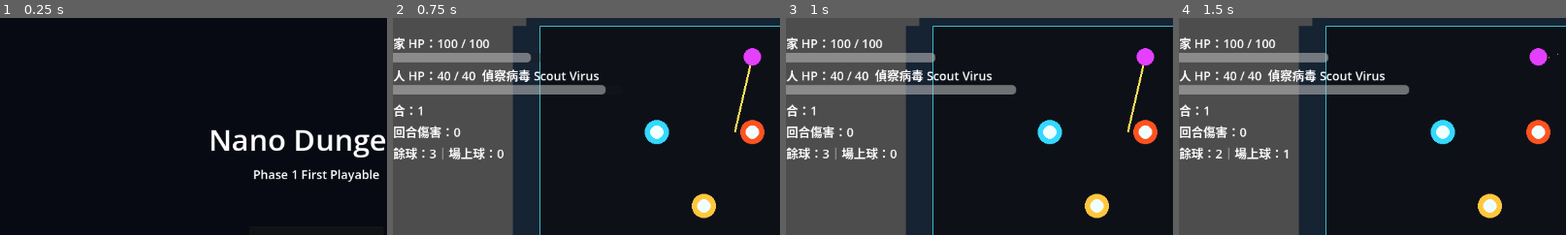
Above: before the commit, frames 1-4 (left to right).
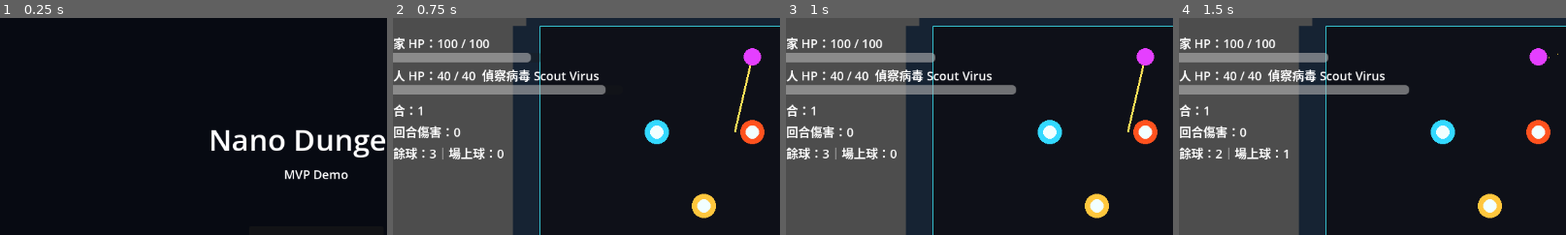
Above: after the commit, the same moments.

Repository: testBP0612/NanoDungeon
Game: Godot game, scene res://Scenes/MainMenu.tscn
The game is run twice, just before and just after one commit, with the same random seed, the same clock (stepped at 60 frames per second) and the same inputs.
Inputs:
- Up to frame 1 (0.25 s): no input
- Up to frame 2 (0.75 s): click "開始" at 0.5 s
- Up to frame 3 (1 s): no input
- Up to frame 4 (1.5 s): click "SFX: ON" at 1.25 s
The pictures show only the part of the screen within x 4-54%, y 0-50%; the shares and areas given below are measured in that part.

The runs differ from the first frame. In frame 1, 0.9% of the frame differs, in the area x 65-98%, y 69-76%; in frame 2, nothing differs; in frame 3, nothing differs; in frame 4, nothing differs.

Commit message:
Polish Phase 5 demo export

Diff:
--- a/Data/feel.json
+++ b/Data/feel.json
@@ -66,7 +66,6 @@
         "enemy_attack": 180.0
       }
     },
-    "hp_tween_duration": 0.18,
-    "reward_advance_delay_seconds": 1.0
+    "hp_tween_duration": 0.18
   }
 }
--- a/Data/player.json
+++ b/Data/player.json
@@ -1,6 +1,6 @@
 {
   "_meta": {
-    "description": "Phase 1 暫行玩家與彈珠場基礎數值。用於避免把 HP、球數、超時與發射力度寫死在程式中；資料位置待人類確認，見 OPEN_QUESTIONS Q-007。",
+    "description": "玩家與彈珠場基礎數值（HP、球數、起始球、球超時、發射力與物理參數）。Q-007 已定案：此檔為專案標準資料檔，程式不得寫死這些值。",
     "version": "0.1.0"
   },
   "player": {
--- a/Scenes/GameOver.tscn
+++ b/Scenes/GameOver.tscn
@@ -1,6 +1,26 @@
-[gd_scene load_steps=2 format=3]
+[gd_scene load_steps=4 format=3]
 
 [ext_resource type="Script" path="res://Scripts/GameOver.gd" id="1_game_over"]
+
+[sub_resource type="StyleBoxFlat" id="StyleBoxFlat_panel"]
+bg_color = Color(0.07, 0.015, 0.05, 0.82)
+border_width_left = 2
+border_width_top = 2
+border_width_right = 2
+border_width_bottom = 2
+border_color = Color(1, 0.18, 0.58, 1)
+corner_radius_top_left = 6
+corner_radius_top_right = 6
+corner_radius_bottom_right = 6
+corner_radius_bottom_left = 6
+
+[sub_resource type="StyleBoxFlat" id="StyleBoxFlat_button"]
+bg_color = Color(0.08, 0.02, 0.065, 1)
+border_width_left = 1
+border_width_top = 1
+border_width_right = 1
+border_width_bottom = 1
+border_color = Color(1, 0.22, 0.56, 1)
 
 [node name="GameOver" type="Control"]
 layout_mode = 3
@@ -10,3 +30,73 @@
 grow_horizontal = 2
 grow_vertical = 2
 script = ExtResource("1_game_over")
+
+[node name="Background" type="ColorRect" parent="."]
+layout_mode = 1
+anchors_preset = 15
+anchor_right = 1.0
+anchor_bottom = 1.0
+grow_horizontal = 2
+grow_vertical = 2
+color = Color(0.025, 0.005, 0.018, 1)
+
+[node name="Root" type="Control" parent="."]
+layout_mode = 1
+anchors_preset = 15
+anchor_right = 1.0
+anchor_bottom = 1.0
+grow_horizontal = 2
+grow_vertical = 2
+
+[node name="TitleLabel" type="Label" parent="Root"]
+layout_mode = 0
+offset_left = 0.0
+offset_top = 104.0
+offset_right = 1024.0
+offset_bottom = 164.0
+theme_override_colors/font_color = Color(1, 0.22, 0.56, 1)
+theme_override_font_sizes/font_size = 44
+text = "GAME OVER"
+horizontal_alignment = 1
+
+[node name="Panel" type="Panel" parent="Root"]
+layout_mode = 0
+offset_left = 252.0
+offset_top = 206.0
+offset_right = 772.0
+offset_bottom = 438.0
+theme_override_styles/panel = SubResource("StyleBoxFlat_panel")
+
+[node name="SummaryLabel" type="Label" parent="Root"]
+layout_mode = 0
+offset_left = 282.0
+offset_top = 232.0
+offset_right = 742.0
+offset_bottom = 392.0
+theme_override_colors/font_color = Color(0.96, 0.96, 1, 1)
+theme_override_font_sizes/font_size = 20
+text = "Summary"
+horizontal_alignment = 1
+autowrap_mode = 3
+
+[node name="RestartButton" type="Button" parent="Root"]
+layout_mode = 0
+offset_left = 366.0
+offset_top = 470.0
+offset_right = 486.0
+offset_bottom = 512.0
+theme_override_styles/normal = SubResource("StyleBoxFlat_button")
+theme_override_styles/hover = SubResource("StyleBoxFlat_button")
+theme_override_styles/pressed = SubResource("StyleBoxFlat_button")
+text = "重來"
+
+[node name="MenuButton" type="Button" parent="Root"]
+layout_mode = 0
+offset_left = 538.0
+offset_top = 470.0
+offset_right = 658.0
+offset_bottom = 512.0
+theme_override_styles/normal = SubResource("StyleBoxFlat_button")
+theme_override_styles/hover = SubResource("StyleBoxFlat_button")
+theme_override_styles/pressed = SubResource("StyleBoxFlat_button")
+text = "主選單"
--- a/Scenes/UpgradeScreen.tscn
+++ b/Scenes/UpgradeScreen.tscn
@@ -18,7 +18,7 @@
 anchor_bottom = 1.0
 grow_horizontal = 2
 grow_vertical = 2
-color = Color(0.025, 0.025, 0.045, 1)
+color = Color(0.006, 0.01, 0.02, 1)
 
 [node name="Root" type="Control" parent="."]
 layout_mode = 1
@@ -34,6 +34,7 @@
 offset_top = 70.0
 offset_right = 1024.0
 offset_bottom = 122.0
+theme_override_colors/font_color = Color(0, 0.9, 1, 1)
 theme_override_font_sizes/font_size = 38
 text = "選擇升級"
 horizontal_alignment = 1
@@ -44,6 +45,7 @@
 offset_top = 128.0
 offset_right = 1024.0
 offset_bottom = 164.0
+theme_override_colors/font_color = Color(0.92, 0.96, 1, 1)
 theme_override_font_sizes/font_size = 20
 text = "選擇 1 個升級"
 horizontal_alignment = 1
--- a/Scenes/Victory.tscn
+++ b/Scenes/Victory.tscn
@@ -1,6 +1,26 @@
-[gd_scene load_steps=2 format=3]
+[gd_scene load_steps=4 format=3]
 
 [ext_resource type="Script" path="res://Scripts/Victory.gd" id="1_victory"]
+
+[sub_resource type="StyleBoxFlat" id="StyleBoxFlat_panel"]
+bg_color = Color(0.015, 0.07, 0.065, 0.84)
+border_width_left = 2
+border_width_top = 2
+border_width_right = 2
+border_width_bottom = 2
+border_color = Color(0, 0.9, 1, 1)
+corner_radius_top_left = 6
+corner_radius_top_right = 6
+corner_radius_bottom_right = 6
+corner_radius_bottom_left = 6
+
+[sub_resource type="StyleBoxFlat" id="StyleBoxFlat_button"]
+bg_color = Color(0.015, 0.075, 0.085, 1)
+border_width_left = 1
+border_width_top = 1
+border_width_right = 1
+border_width_bottom = 1
+border_color = Color(0, 0.9, 1, 1)
 
 [node name="Victory" type="Control"]
 layout_mode = 3
@@ -10,3 +30,73 @@
 grow_horizontal = 2
 grow_vertical = 2
 script = ExtResource("1_victory")
+
+[node name="Background" type="ColorRect" parent="."]
+layout_mode = 1
+anchors_preset = 15
+anchor_right = 1.0
+anchor_bottom = 1.0
+grow_horizontal = 2
+grow_vertical = 2
+color = Color(0.005, 0.025, 0.028, 1)
+
+[node name="Root" type="Control" parent="."]
+layout_mode = 1
+anchors_preset = 15
+anchor_right = 1.0
+anchor_bottom = 1.0
+grow_horizontal = 2
+grow_vertical = 2
+
+[node name="TitleLabel" type="Label" parent="Root"]
+layout_mode = 0
+offset_left = 0.0
+offset_top = 104.0
+offset_right = 1024.0
+offset_bottom = 164.0
+theme_override_colors/font_color = Color(0, 0.9, 1, 1)
+theme_override_font_sizes/font_size = 44
+text = "VICTORY"
+horizontal_alignment = 1
+
+[node name="Panel" type="Panel" parent="Root"]
+layout_mode = 0
+offset_left = 252.0
+offset_top = 206.0
+offset_right = 772.0
+offset_bottom = 446.0
+theme_override_styles/panel = SubResource("StyleBoxFlat_panel")
+
+[node name="SummaryLabel" type="Label" parent="Root"]
+layout_mode = 0
+offset_left = 282.0
+offset_top = 232.0
+offset_right = 742.0
+offset_bottom = 402.0
+theme_override_colors/font_color = Color(0.96, 1, 1, 1)
+theme_override_font_sizes/font_size = 20
+text = "Summary"
+horizontal_alignment = 1
+autowrap_mode = 3
+
+[node name="RestartButton" type="Button" parent="Root"]
+layout_mode = 0
+offset_left = 366.0
+offset_top = 478.0
+offset_right = 486.0
+offset_bottom = 520.0
+theme_override_styles/normal = SubResource("StyleBoxFlat_button")
+theme_override_styles/hover = SubResource("StyleBoxFlat_button")
+theme_override_styles/pressed = SubResource("StyleBoxFlat_button")
+text = "重來"
+
+[node name="MenuButton" type="Button" parent="Root"]
+layout_mode = 0
+offset_left = 538.0
+offset_top = 478.0
+offset_right = 658.0
+offset_bottom = 520.0
+theme_override_styles/normal = SubResource("StyleBoxFlat_button")
+theme_override_styles/hover = SubResource("StyleBoxFlat_button")
+theme_override_styles/pressed = SubResource("StyleBoxFlat_button")
+text = "主選單"
--- a/Scripts/DataLoader.gd
+++ b/Scripts/DataLoader.gd
@@ -41,6 +41,10 @@
 	return balls_by_id.get(ball_id, {}).duplicate(true)
 
 
+func get_ball_name(ball_id: String) -> String:
+	return String(balls_by_id.get(ball_id, {}).get("name", ball_id))
+
+
 func get_enemy(index: int) -> Dictionary:
 	if index < 0 or index >= enemies.size():
 		push_error("Enemy index out of range: %s" % index)
@@ -50,6 +54,14 @@
 
 func get_upgrades() -> Array:
 	return _duplicate_dictionary_array(upgrades)
+
+
+func get_upgrade_name(upgrade_id: String) -> String:
+	for item in upgrades:
+		var upgrade := item as Dictionary
+		if String(upgrade["id"]) == upgrade_id:
+			return String(upgrade["name"])
+	return upgrade_id
 
 
 func get_default_unlocked_balls() -> Array[String]:
@@ -160,7 +172,6 @@
 		"floating_text",
 		"sfx",
 		"hp_tween_duration",
-		"reward_advance_delay_seconds",
 	]
 
 	if typeof(config) != TYPE_DICTIONARY:
--- a/Scripts/GameOver.gd
+++ b/Scripts/GameOver.gd
@@ -1,26 +1,12 @@
 extends Control
+
+@onready var summary_label: Label = $Root/SummaryLabel
+@onready var restart_button: Button = $Root/RestartButton
+@onready var menu_button: Button = $Root/MenuButton
 
 
 func _ready() -> void:
-	_build_ui()
-
-
-func _build_ui() -> void:
-	var background := ColorRect.new()
-	background.color = Color(0.05, 0.02, 0.04)
-	background.set_anchors_preset(Control.PRESET_FULL_RECT)
-	add_child(background)
-
-	var title := Label.new()
-	title.text = "GAME OVER"
-	title.position = Vector2(0, 130)
-	title.size = Vector2(1024, 64)
-	title.horizontal_alignment = HORIZONTAL_ALIGNMENT_CENTER
-	title.add_theme_font_size_override("font_size", 44)
-	add_child(title)
-
-	var summary := Label.new()
-	summary.text = "到達場次：%s / %s\n擊殺數：%s\n最終 HP：%s / %s\n%s" % [
+	summary_label.text = "到達場次：%s / %s\n擊殺數：%s\n最終 HP：%s / %s\n%s" % [
 		RunState.current_battle_index + 1,
 		DataLoader.enemies.size(),
 		RunState.kills,
@@ -28,23 +14,8 @@
 		RunState.player_max_hp,
 		RunState.build_summary(),
 	]
-	summary.position = Vector2(312, 230)
-	summary.size = Vector2(400, 150)
-	summary.horizontal_alignment = HORIZONTAL_ALIGNMENT_CENTER
-	summary.add_theme_font_size_override("font_size", 22)
-	add_child(summary)
-
-	_add_button("重來", Vector2(382, 420), _on_restart_pressed)
-	_add_button("主選單", Vector2(522, 420), _on_menu_pressed)
-
-
-func _add_button(text: String, position: Vector2, callback: Callable) -> void:
-	var button := Button.new()
-	button.text = text
-	button.position = position
-	button.size = Vector2(120, 42)
-	button.pressed.connect(callback)
-	add_child(button)
+	restart_button.pressed.connect(_on_restart_pressed)
+	menu_button.pressed.connect(_on_menu_pressed)
 
 
 func _on_restart_pressed() -> void:
--- a/Scripts/MainMenu.gd
+++ b/Scripts/MainMenu.gd
@@ -20,7 +20,7 @@
 	add_child(title)
 
 	var subtitle := Label.new()
-	subtitle.text = "Phase 1 First Playable"
+	subtitle.text = "MVP Demo"
 	subtitle.horizontal_alignment = HORIZONTAL_ALIGNMENT_CENTER
 	subtitle.add_theme_font_size_override("font_size", 18)
 	subtitle.position = Vector2(0, 220)
--- a/Scripts/RunState.gd
+++ b/Scripts/RunState.gd
@@ -108,10 +108,15 @@
 	for ball_id in unlocked_balls:
 		if not ball_summary.is_empty():
 			ball_summary += ", "
-		ball_summary += ball_id
+		ball_summary += DataLoader.get_ball_name(ball_id)
 	if applied_upgrades.is_empty():
 		return "升級：無｜球池：%s" % ball_summary
-	return "升級：%s｜球池：%s" % [applied_upgrades.size(), ball_summary]
+	var upgrade_names := ""
+	for upgrade_id in applied_upgrades:
+		if not upgrade_names.is_empty():
+			upgrade_names += "、"
+		upgrade_names += DataLoader.get_upgrade_name(upgrade_id)
+	return "升級：%s｜球池：%s" % [upgrade_names, ball_summary]
 
 
 func is_player_dead() -> bool:
--- a/Scripts/UpgradeScreen.gd
+++ b/Scripts/UpgradeScreen.gd
@@ -38,6 +38,7 @@
 		var upgrade := options[index] as Dictionary
 		card.visible = true
 		card.disabled = false
+		_apply_card_style(card, String(upgrade["rarity"]))
 		card.text = "%s\n[%s]\n%s" % [
 			String(upgrade["name"]),
 			String(upgrade["rarity"]).to_upper(),
@@ -56,6 +57,43 @@
 	continue_button.visible = true
 
 
+func _apply_card_style(card: Button, rarity: String) -> void:
+	var rarity_color := _rarity_color(rarity)
+	card.add_theme_color_override("font_color", Color(0.94, 0.98, 1.0))
+	card.add_theme_color_override("font_hover_color", rarity_color)
+	card.add_theme_color_override("font_pressed_color", Color.WHITE)
+	card.add_theme_color_override("font_disabled_color", rarity_color)
+	for state in ["normal", "hover", "pressed", "disabled"]:
+		var style := StyleBoxFlat.new()
+		style.bg_color = Color(0.025, 0.035, 0.06, 0.96)
+		style.border_color = rarity_color
+		style.border_width_left = 2
+		style.border_width_top = 2
+		style.border_width_right = 2
+		style.border_width_bottom = 2
+		style.corner_radius_top_left = 6
+		style.corner_radius_top_right = 6
+		style.corner_radius_bottom_left = 6
+		style.corner_radius_bottom_right = 6
+		if state == "hover":
+			style.bg_color = Color(0.04, 0.06, 0.09, 1.0)
+		if state == "pressed":
+			style.bg_color = Color(0.06, 0.08, 0.11, 1.0)
+		if state == "disabled":
+			style.bg_color = Color(0.02, 0.03, 0.045, 0.86)
+		card.add_theme_stylebox_override(state, style)
+
+
+func _rarity_color(rarity: String) -> Color:
+	match rarity:
+		"legendary":
+			return Color(1.0, 0.78, 0.24)
+		"rare":
+			return Color(0.18, 0.75, 1.0)
+		_:
+			return Color(0.22, 1.0, 0.55)
+
+
 func _go_next_battle() -> void:
 	RunState.current_battle_index = min(RunState.current_battle_index + 1, DataLoader.enemies.size() - 1)
 	get_tree().change_scene_to_file("res://Scenes/Battle.tscn")
--- a/Scripts/Victory.gd
+++ b/Scripts/Victory.gd
@@ -1,49 +1,19 @@
 extends Control
 
+@onready var summary_label: Label = $Root/SummaryLabel
+@onready var restart_button: Button = $Root/RestartButton
+@onready var menu_button: Button = $Root/MenuButton
 
 func _ready() -> void:
-	_build_ui()
-
-
-func _build_ui() -> void:
-	var background := ColorRect.new()
-	background.color = Color(0.02, 0.05, 0.045)
-	background.set_anchors_preset(Control.PRESET_FULL_RECT)
-	add_child(background)
-
-	var title := Label.new()
-	title.text = "VICTORY"
-	title.position = Vector2(0, 130)
-	title.size = Vector2(1024, 64)
-	title.horizontal_alignment = HORIZONTAL_ALIGNMENT_CENTER
-	title.add_theme_font_size_override("font_size", 44)
-	add_child(title)
-
-	var summary := Label.new()
-	summary.text = "剩餘 HP：%s / %s\n擊殺數：%s\n用時：%s 秒\n%s" % [
+	summary_label.text = "剩餘 HP：%s / %s\n擊殺數：%s\n用時：%s 秒\n%s" % [
 		RunState.player_hp,
 		RunState.player_max_hp,
 		RunState.kills,
 		int(RunState.get_elapsed_seconds()),
 		RunState.build_summary(),
 	]
-	summary.position = Vector2(312, 230)
-	summary.size = Vector2(400, 140)
-	summary.horizontal_alignment = HORIZONTAL_ALIGNMENT_CENTER
-	summary.add_theme_font_size_override("font_size", 22)
-	add_child(summary)
-
-	_add_button("重來", Vector2(382, 410), _on_restart_pressed)
-	_add_button("主選單", Vector2(522, 410), _on_menu_pressed)
-
-
-func _add_button(text: String, position: Vector2, callback: Callable) -> void:
-	var button := Button.new()
-	button.text = text
-	button.position = position
-	button.size = Vector2(120, 42)
-	button.pressed.connect(callback)
-	add_child(button)
+	restart_button.pressed.connect(_on_restart_pressed)
+	menu_button.pressed.connect(_on_menu_pressed)
 
 
 func _on_restart_pressed() -> void:
Not shown, added: Scripts/UpgradeResolver.gd.uid
Not shown, added: Scripts/UpgradeScreen.gd.uid
Not shown, added: export_presets.cfg
Not shown, changed: .gitignore
Not shown, changed: CHANGELOG.md
Not shown, added: Codex/05_POLISH_DEMO.md
Not shown, changed: OPEN_QUESTIONS.md
Not shown, changed: PROGRESS_REPORT.md
Not shown, changed: ROADMAP.md
Not shown, changed: WORK_PLAN.md
